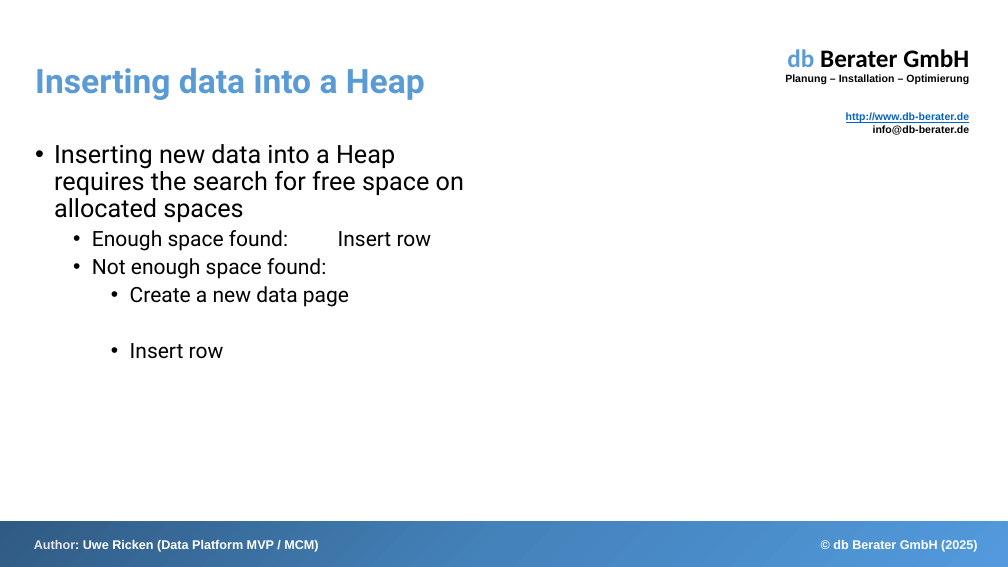
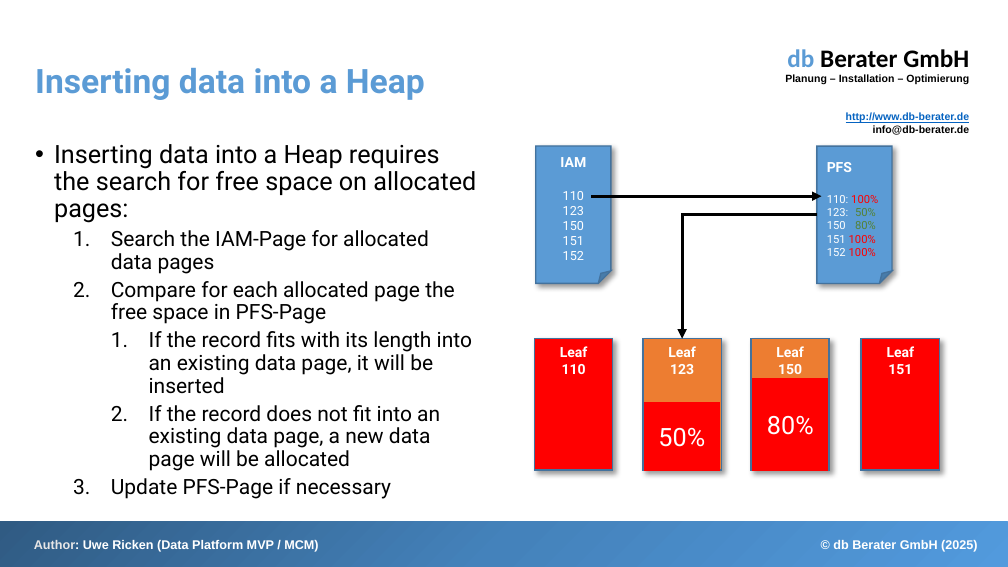
Before and after one commit to db-berater/Demystifying-clustered-indexes, a slide deck: slide 14 of 01 - Documents and Preparation/Demystifying Clustered Indexes.pptx (slide 12 before the commit). Drawn at 1008x567 pixels with LibreOffice and Linux fonts; fonts in the diff are those of the drawing. Boxes give left, top, right and bottom in pixels: in the first picture for what was removed or moved away, otherwise in the second. Text is boxed around its words. In the diff, an @@ line names an element or a change of style, - is before the commit and + after.

Commit message:
Modification to Heap Section and PPT

```diff
--- a/01 - Documents and Preparation/Demystifying Clustered Indexes.pptx
+++ b/01 - Documents and Preparation/Demystifying Clustered Indexes.pptx
@@ text at (54,144,476,499): text changed @@
-• Inserting new data into a Heap requires the search for free space on allocated spaces
-  • Enough space found: Insert row
-  • Not enough space found:
-    • Create a new data page
-    • Insert row
+• Inserting data into a Heap requires the search for free space on allocated pages:
+  1. Search the IAM-Page for allocated
+     data pages
+  2. Compare for each allocated page the free space in PFS-Page
+    1. If the record fits with its length into an existing data page, it will be inserted
+    2. If the record does not fit into an existing data page, a new data page will be allocated
+  3. Update PFS-Page if necessary
@@ folded corner added at (535,146,611,283), fill #5B9BD5, outline #43739E 1 pt, 9 pt, text #FFFFFF @@
+IAM
+110
+123
+150
+151
+152
@@ folded corner added at (816,146,892,283), fill #5B9BD5, outline #43739E 1 pt, 8 pt, text #FFFFFF @@
+PFS
+110: 100%
+123: 50%
+150 80%
+151 100%
+152 100%
@@ arrow added from (592, 197) to (822, 197), #000000 2.25 pt @@
@@ elbow arrow added from (816, 215) to (682, 339), #000000 2.25 pt @@
@@ rectangle added at (534,339,613,470), fill #FF0000, outline #43739E 1 pt, 10 pt, text #FFFFFF, bold @@
+Leaf
+110
@@ rectangle added at (643,339,722,470), fill #ED7D31, outline #43739E 1 pt, 10 pt, text #FFFFFF, bold @@
+Leaf
+123
@@ rectangle added at (751,339,830,470), fill #ED7D31, outline #43739E 1 pt, 10 pt, text #FFFFFF, bold @@
+Leaf
+150
@@ rectangle added at (861,339,939,470), fill #FF0000, outline #43739E 1 pt, 10 pt, text #FFFFFF, bold @@
+Leaf
+151
@@ rectangle added at (753,379,828,470), fill #FF0000, outline #FF0000 1 pt, 18 pt, text #FFFFFF @@
+80%
@@ rectangle added at (645,402,720,470), fill #FF0000, outline #FF0000 1 pt, 18 pt, text #FFFFFF @@
+50%
```
Also in this commit, not shown: 1 other slide changed, 3 slides added, 13 other files.
